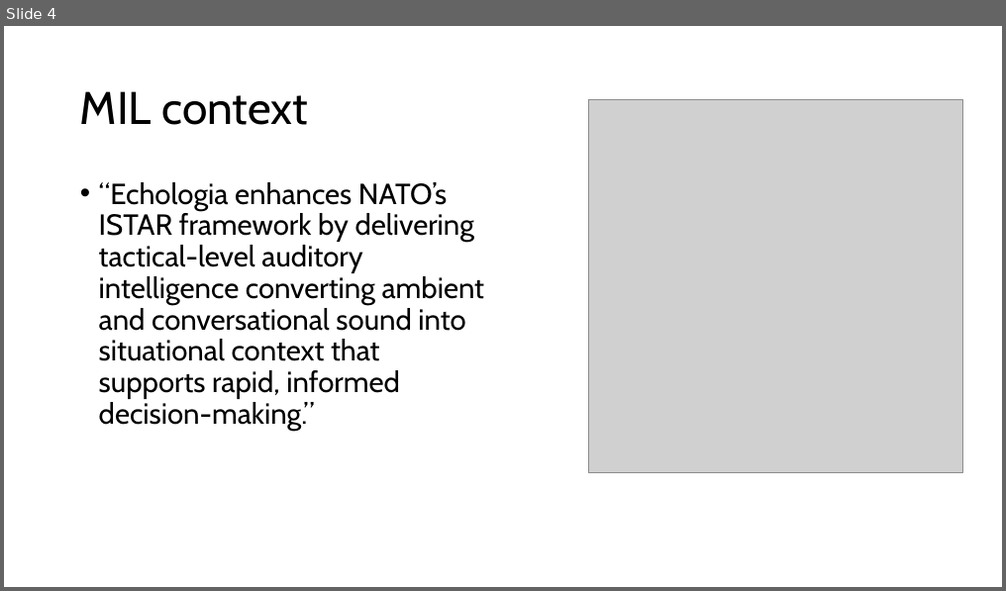
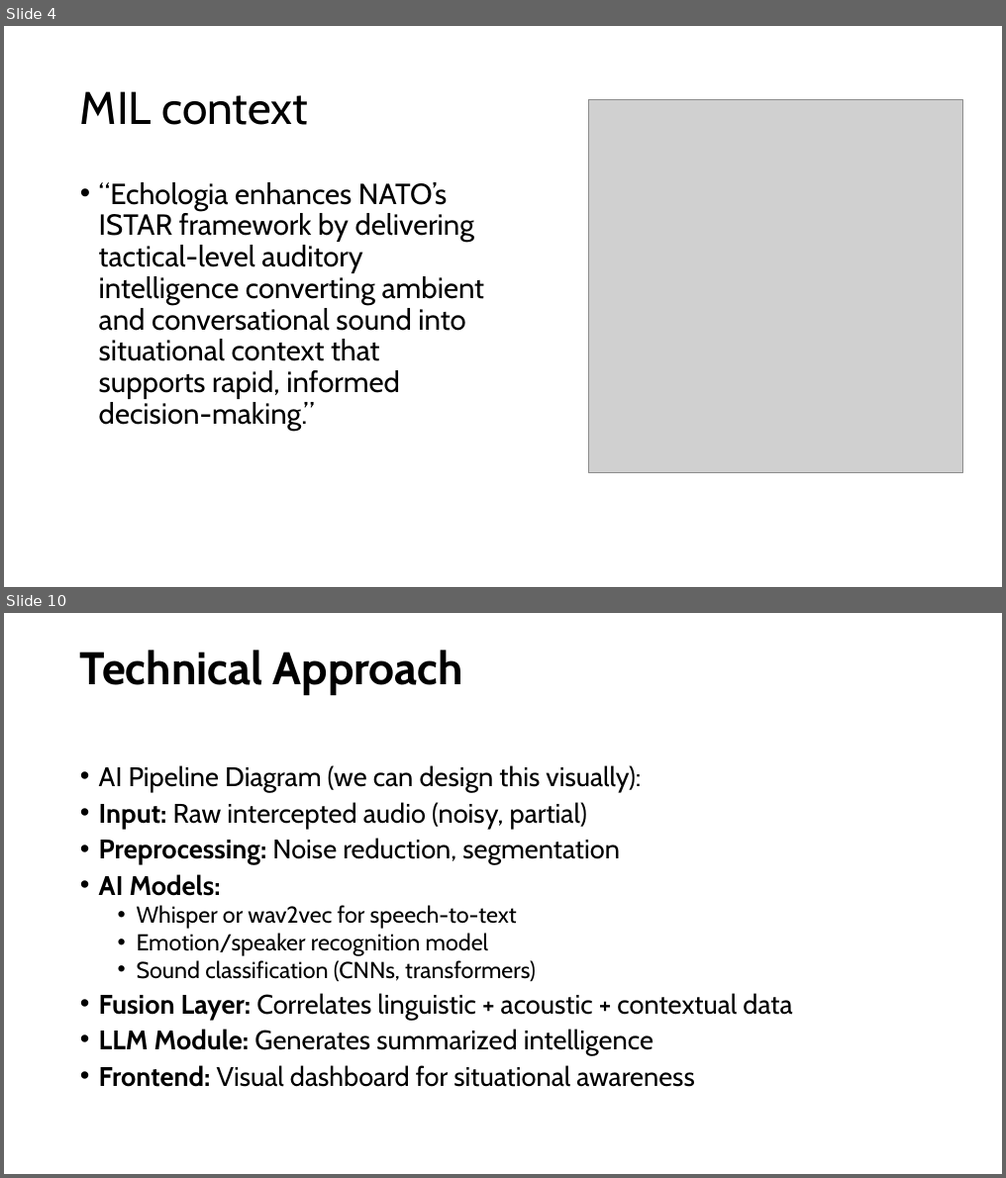
Before and after one commit to Larsters/echologia, a slide deck: resources/Presentation_EcoLogia.pptx. Shown one above the other, each under a label of ours: slide 4 before the commit, slides 4 and 10 after it; the slides between them are not shown. The pictures are 1006x591 and 1006x1178 pixels, drawn with LibreOffice and Linux fonts; fonts in the diff are those of the drawing; grey boxes stand for pictures. Boxes give left, top, right and bottom in pixels: in the first picture for what was removed or moved away, otherwise in the second. Text is boxed around its words. In the diff, an @@ line names an element or a change of style, - is before the commit and + after.

Commit message:
Presentation draft

```diff
--- a/resources/Presentation_EcoLogia.pptx
+++ b/resources/Presentation_EcoLogia.pptx
@@ slide 10 added at [4, 613, 1002, 1174], background #FFFFFF @@
@@ title added at [80, 650, 463, 695], 44 pt, text #000000, bold @@
+Technical Approach
@@ text added at [99, 765, 792, 1087], 25.9 pt, text #000000 @@
+• AI Pipeline Diagram (we can design this visually):
+• Input: Raw intercepted audio (noisy, partial)
+• Preprocessing: Noise reduction, segmentation
+• AI Models:
+  • Whisper or wav2vec for speech-to-text
+  • Emotion/speaker recognition model
+  • Sound classification (CNNs, transformers)
+• Fusion Layer: Correlates linguistic + acoustic + contextual data
+• LLM Module: Generates summarized intelligence
+• Frontend: Visual dashboard for situational awareness
```
Also in this commit, not shown: 1 slide changed, 9 other slides added, 2 other files.
